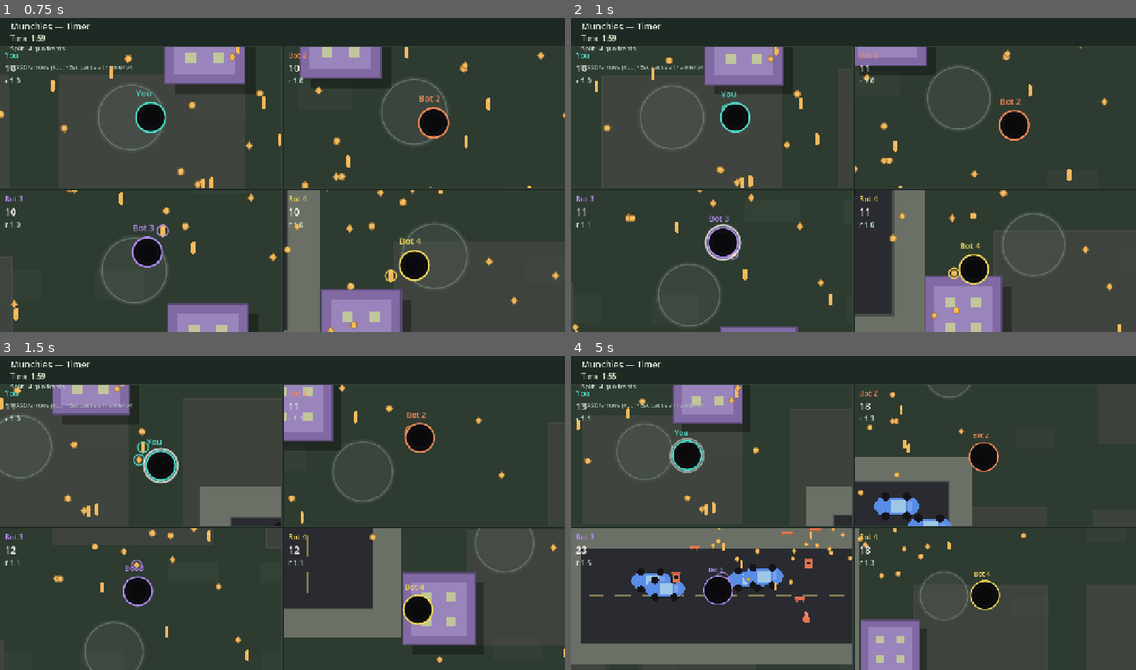
Above: before the commit, frames 1-4 (two rows, left to right).
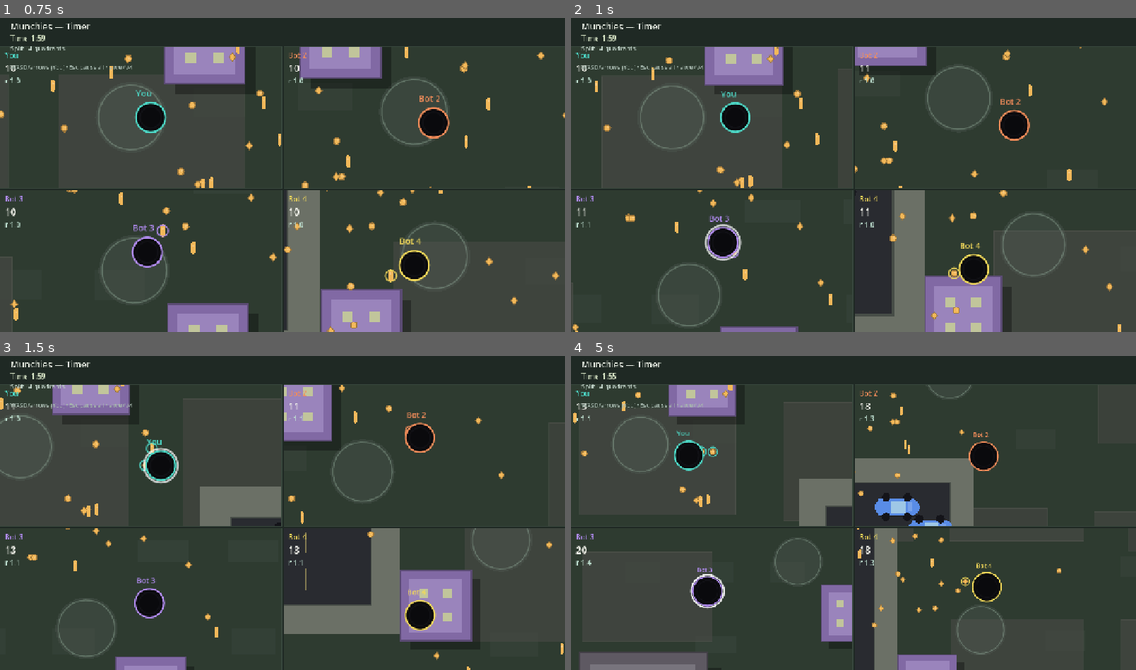
Above: after the commit, the same moments.

Repository: yelsayd/munchies
Game: Godot game, scene res://scenes/main.tscn
The game is run twice, just before and just after one commit, with the same random seed, the same clock (stepped at 60 frames per second) and the same inputs.
Inputs:
- Up to frame 1 (0.75 s): tap Enter (confirm) at 0.5, 0.6 s; hold D (move_right) from 0.53 s (still down)
- Up to frame 2 (1 s): keep holding D (move_right)
- Up to frame 3 (1.5 s): release D (move_right) at 1.28 s; hold S (move_down) from 1.28 s (still down); tap Tab at 1.35 s
- Up to frame 4 (5 s): release S (move_down) at 2.03 s; hold D (move_right) 2.03-2.78 s; tap Enter (confirm) at 2.1, 3.6 s; hold W (move_up) 2.78-3.53 s; tap Tab at 2.85, 4.35 s; hold A (move_left) from 3.53 s (still down)

Frame 1 is identical in both runs. In frame 2, less than 0.1% of the frame differs, in the area x 9-30%, y 27-78%; in frame 3, 4.8%; in frame 4, 24%, in the area x 0-91%, y 9-100%.

Commit message:
Kill claimed-prop orbits: radial-only suction pull.
Project velocity onto the hole radial, add inward accel, drop tangential
so stationary-hole claims fall in and consume. Add headless regression.

Co-authored-by: Yasser Elsayed <yelsayd@users.noreply.github.com>

Diff:
--- a/sim/sim.gd
+++ b/sim/sim.gd
@@ -521,15 +521,20 @@
 		var consume_r: float = hr * PROP_CONSUME_MULT
 
 		if best_dist > 0.0001:
+			# Unit vector from prop → hole center.
 			var nx: float = (hx - px) / best_dist
 			var ny: float = (hy - py) / best_dist
-			var pvx: float = float(prop["vx"]) + nx * PROP_PULL_ACCEL * dt
-			var pvy: float = float(prop["vy"]) + ny * PROP_PULL_ACCEL * dt
-			var speed: float = sqrt(pvx * pvx + pvy * pvy)
-			if speed > PROP_PULL_MAX_SPEED:
-				var s: float = PROP_PULL_MAX_SPEED / speed
-				pvx *= s
-				pvy *= s
+			# Keep only the toward-hole (radial) part of velocity, then accelerate in.
+			# Dropping sideways speed stops stable orbits when the hole stands still.
+			# Example: prop at (1,0) with vy=5 used to circle forever; now it falls in.
+			var v_rad: float = float(prop["vx"]) * nx + float(prop["vy"]) * ny
+			v_rad += PROP_PULL_ACCEL * dt
+			if v_rad > PROP_PULL_MAX_SPEED:
+				v_rad = PROP_PULL_MAX_SPEED
+			elif v_rad < -PROP_PULL_MAX_SPEED:
+				v_rad = -PROP_PULL_MAX_SPEED
+			var pvx: float = v_rad * nx
+			var pvy: float = v_rad * ny
 			prop["vx"] = pvx
 			prop["vy"] = pvy
 			prop["x"] = px + pvx * dt
--- a/tests/test_sim.gd
+++ b/tests/test_sim.gd
@@ -31,6 +31,7 @@
 	failed += _check_hole_respawn()
 	failed += _check_bot_emits_input()
 	failed += _check_player_swallow()
+	failed += _check_claimed_prop_no_orbit()
 
 	if failed == 0:
 		print("PASS: all Phase 1–6 sim checks")
@@ -620,3 +621,43 @@
 		return 1
 	print("ok player swallow")
 	return 0
+
+
+func _check_claimed_prop_no_orbit() -> int:
+	## Claimed prop with tangential (orbit) speed near a stationary hole must fall in and consume.
+	## Old pull added inward accel without killing sideways velocity → stable circles when hole stops.
+	var sim := MunchiesSim.new()
+	sim.setup_empty(1, 40.0)
+	var hole := sim.player_hole()
+	hole["vx"] = 0.0
+	hole["vy"] = 0.0
+	# Place just outside consume radius with pure tangential velocity ≈ circular-orbit speed.
+	var r0: float = float(hole["radius"]) * 0.9
+	var orbit_v: float = sqrt(MunchiesSim.PROP_PULL_ACCEL * r0)
+	sim.objects.append(MunchiesSim.make_prop(42, r0, 0.0, 0, MunchiesSim.TIER0_RADIUS))
+	var prop: Dictionary = sim.objects[0]
+	prop["vx"] = 0.0
+	prop["vy"] = orbit_v
+	prop["claimed_by"] = int(hole["id"])
+	var swallowed := false
+	var min_dist: float = r0
+	for i in 300:
+		for e in sim.step({int(hole["id"]): Vector2.ZERO}, 1.0 / 60.0):
+			if e["kind"] == MunchiesSim.EVENT_SWALLOWED and int(e["prop_id"]) == 42:
+				swallowed = true
+		if not sim.objects.is_empty():
+			var p: Dictionary = sim.objects[0]
+			var d: float = Vector2(float(p["x"]), float(p["y"])).distance_to(
+				Vector2(float(hole["x"]), float(hole["y"]))
+			)
+			if d < min_dist:
+				min_dist = d
+	if not swallowed:
+		print("FAIL claimed prop orbited without consume; min_dist=", min_dist, " consume_r=",
+			float(hole["radius"]) * MunchiesSim.PROP_CONSUME_MULT)
+		return 1
+	if sim.alive_prop_count() != 0:
+		print("FAIL prop still alive after claimed consume")
+		return 1
+	print("ok claimed prop no orbit (swallowed)")
+	return 0
